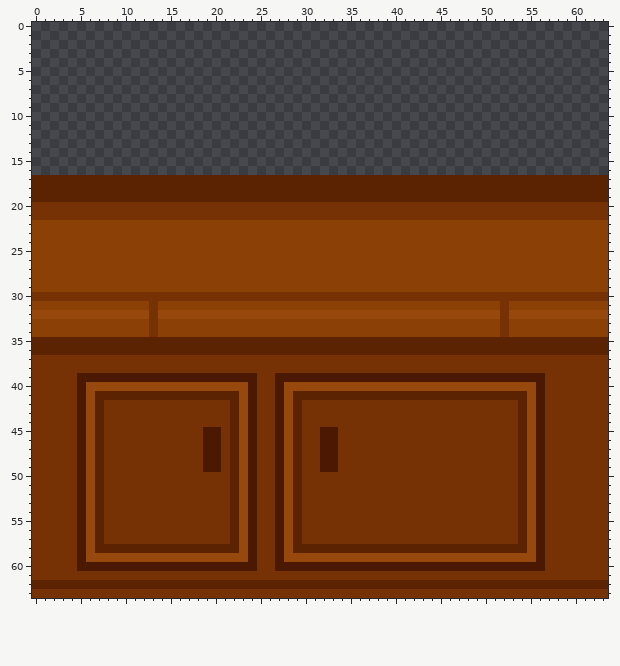
One commit to this pixel-art file: Assets/Textures/Props/counter_1.aseprite. Above: the version before the commit.
64x64 pixels, 1 frame. Colours within 5 levels of each other are drawn and written as one.
Now the later version:
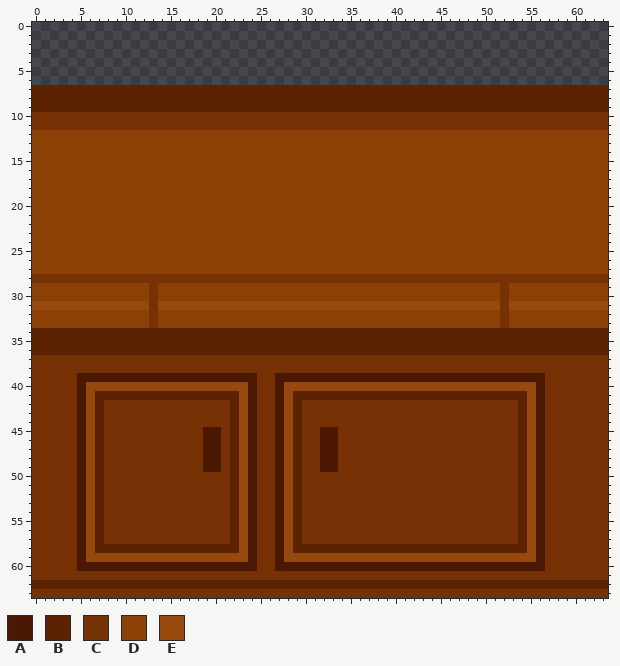
Palette (. is transparent): A #4b1802  B #5b2301  C #763205  D #8b4006  E #97480d
Changes in this commit:
y 7..9: x 0..63 ................................................................ -> BBBBBBBBBBBBBBBBBBBBBBBBBBBBBBBBBBBBBBBBBBBBBBBBBBBBBBBBBBBBBBBB
y 10..11: x 0..63 ................................................................ -> CCCCCCCCCCCCCCCCCCCCCCCCCCCCCCCCCCCCCCCCCCCCCCCCCCCCCCCCCCCCCCCC
y 12..16: x 0..63 ................................................................ -> DDDDDDDDDDDDDDDDDDDDDDDDDDDDDDDDDDDDDDDDDDDDDDDDDDDDDDDDDDDDDDDD
y 17..19: x 0..63 BBBBBBBBBBBBBBBBBBBBBBBBBBBBBBBBBBBBBBBBBBBBBBBBBBBBBBBBBBBBBBBB -> DDDDDDDDDDDDDDDDDDDDDDDDDDDDDDDDDDDDDDDDDDDDDDDDDDDDDDDDDDDDDDDD
y 20..21: x 0..63 CCCCCCCCCCCCCCCCCCCCCCCCCCCCCCCCCCCCCCCCCCCCCCCCCCCCCCCCCCCCCCCC -> DDDDDDDDDDDDDDDDDDDDDDDDDDDDDDDDDDDDDDDDDDDDDDDDDDDDDDDDDDDDDDDD
y 28: x 0..63 DDDDDDDDDDDDDDDDDDDDDDDDDDDDDDDDDDDDDDDDDDDDDDDDDDDDDDDDDDDDDDDD -> CCCCCCCCCCCCCCCCCCCCCCCCCCCCCCCCCCCCCCCCCCCCCCCCCCCCCCCCCCCCCCCC
y 29: x 13 D -> C; x 52 D -> C
y 30: x 0..12 CCCCCCCCCCCCC -> DDDDDDDDDDDDD; x 14..51 CCCCCCCCCCCCCCCCCCCCCCCCCCCCCCCCCCCCCC -> DDDDDDDDDDDDDDDDDDDDDDDDDDDDDDDDDDDDDD; x 53..63 CCCCCCCCCCC -> DDDDDDDDDDD
y 31: x 0..12 DDDDDDDDDDDDD -> EEEEEEEEEEEEE; x 14..51 DDDDDDDDDDDDDDDDDDDDDDDDDDDDDDDDDDDDDD -> EEEEEEEEEEEEEEEEEEEEEEEEEEEEEEEEEEEEEE; x 53..63 DDDDDDDDDDD -> EEEEEEEEEEE
y 32: x 0..12 EEEEEEEEEEEEE -> DDDDDDDDDDDDD; x 14..51 EEEEEEEEEEEEEEEEEEEEEEEEEEEEEEEEEEEEEE -> DDDDDDDDDDDDDDDDDDDDDDDDDDDDDDDDDDDDDD; x 53..63 EEEEEEEEEEE -> DDDDDDDDDDD
y 34: x 0..63 DDDDDDDDDDDDDCDDDDDDDDDDDDDDDDDDDDDDDDDDDDDDDDDDDDDDCDDDDDDDDDDD -> BBBBBBBBBBBBBBBBBBBBBBBBBBBBBBBBBBBBBBBBBBBBBBBBBBBBBBBBBBBBBBBB
Where, in picture pixels (left, top, right, bottom), the same in both pictures:
changed: (32, 85, 608, 220)
changed: (32, 274, 608, 337)
